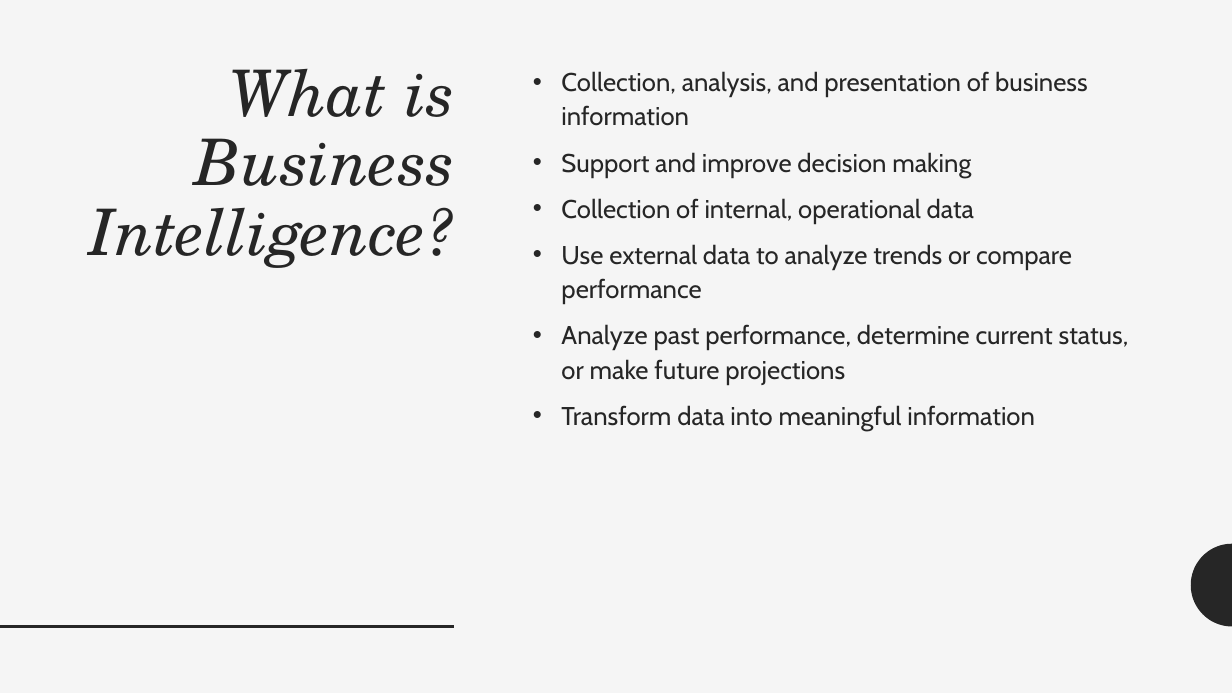
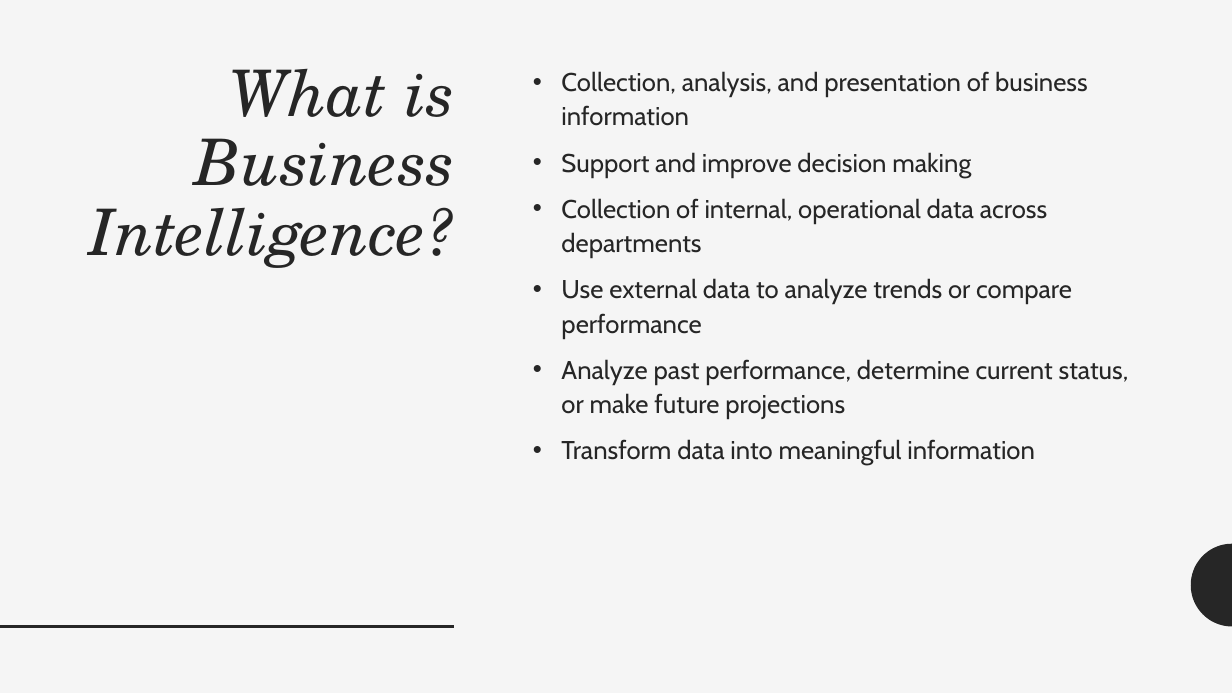
Before and after one commit to zarthur/CSCC-Misc, a slide deck: slide 2 of BI-Intro/BI-Analytics.pptx. Drawn at 1232x693 pixels with LibreOffice and Linux fonts; fonts in the diff are those of the drawing. Boxes give left, top, right and bottom in pixels: in the first picture for what was removed or moved away, otherwise in the second. Text is boxed around its words. In the diff, an @@ line names an element or a change of style, - is before the commit and + after.

```diff
--- a/BI-Intro/BI-Analytics.pptx
+++ b/BI-Intro/BI-Analytics.pptx
@@ text at box(561, 198, 1047, 258): text changed @@
-• Collection of internal, operational data
+• Collection of internal, operational data across departments
```
Also in this commit, not shown: 1 other slide changed, 1 other file.
